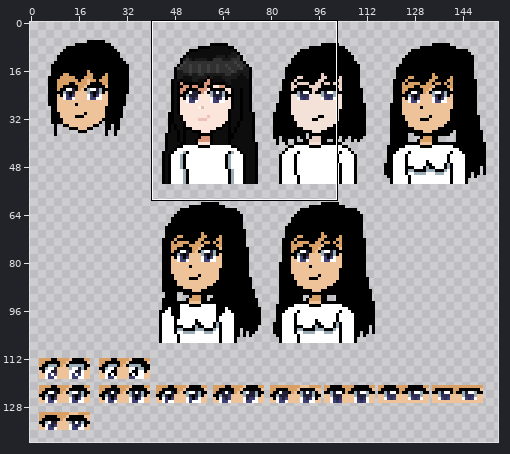
Two versions of one pixel-art file, anime/anime-8bit/new/painting-sandbox/sah2-n.ase. The first picture is a wide view before the edit; the outline marks the close-up.
Close-up. Before:
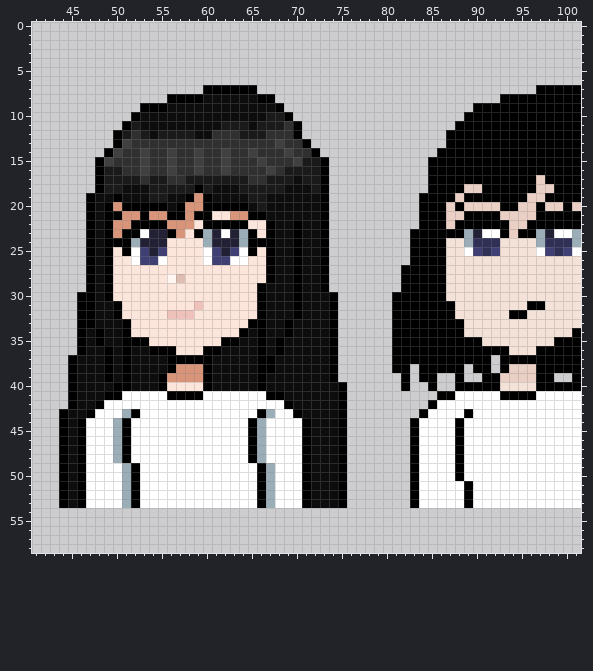
160x144 pixels, 1 frame. Colours within 5 levels of each other are drawn and written as one. Shown: x 41..101, y 0..58. The wide view leaves out empty margins.
The result:
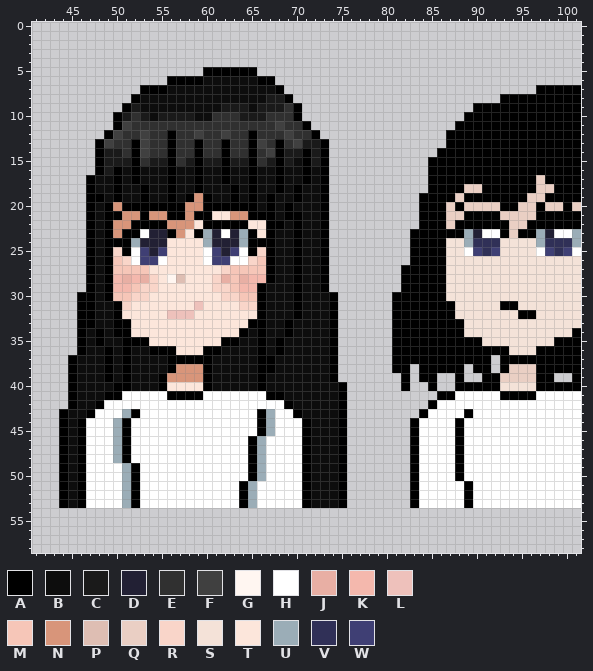
Palette (. is transparent): A #000000  B #0d0d0d  C #1a1a1a  D #222034  E #303030  F #404040  G #fff6f1  H #ffffff  J #e8afa4  K #f4b8ad  L #eec1bb  M #f6c6b8  N #d8957a  P #debeb3  Q #eacfc4  R #f9d5c9  S #f4e2d8  T #fce6db  U #9badb7  V #303057  W #3f3f74
Edits made:
Changed rows in their new state; - is an unchanged pixel.
first column x 47:
 5 -------------AAAAAA--------------------------------
 6 ---------AAAABBBBBBAA------------------------------
 7 ------AAABBBBBBBBBBBBA-----------------------------
 8 -----ABBBBBBB------BCCA----------------------------
 9 ----ACBBB------CCC-CCCEA---------------------------
10 ---ACEC-CCCC--EEECCCEEEA---------------------------
11 ---AFEEEEEEEEEEEEEEEEF-EA--------------------------
12 --AFE-FEEAEEFE-F-EAE--FEEA-------------------------
13 -AFEEAF--A--A--A--AF-A-FCCA------------------------
14 -ACC-A---A--A--A--A-FACCACA------------------------
15 --CCCAECCA-CACCACCAECACBA--------------------------
16 ---ABABBBABBABBABBABBABBAB-------------------------
17 ABBABABBBABBABBABBABBAB-AB-------------------------
18 ABBA--ABBABB-B--ABABBA-A-B-------------------------
19 -A----ABBA------A-ABA--A---------------------------
20 ---------A--------ABA-A----------------------------
21 --------------------A-AA---------------------------
22 ---------------------A-----------------------------
25 ---R---------------R-------------------------------
26 ---MR-------------RM-------------------------------
27 ---MMMM--------RMMMM-------------------------------
28 ---KJKJR------RJMJKK-------------------------------
29 ---KKMRR------RRMKK--------------------------------
30 ---MMRR--------RRMM--------------------------------
31 ----R------------RR---------------------------AA-SS
32 -----------------------------------------------S-A-
33 ---A-----------------------------------------------
34 ---A-----------------------------------------------
first column x 65:
44 HAU
45 HAU
first column x 64:
49 -AUH
50 -AUH
51 AUHH
52 AUHH
53 AUHH
